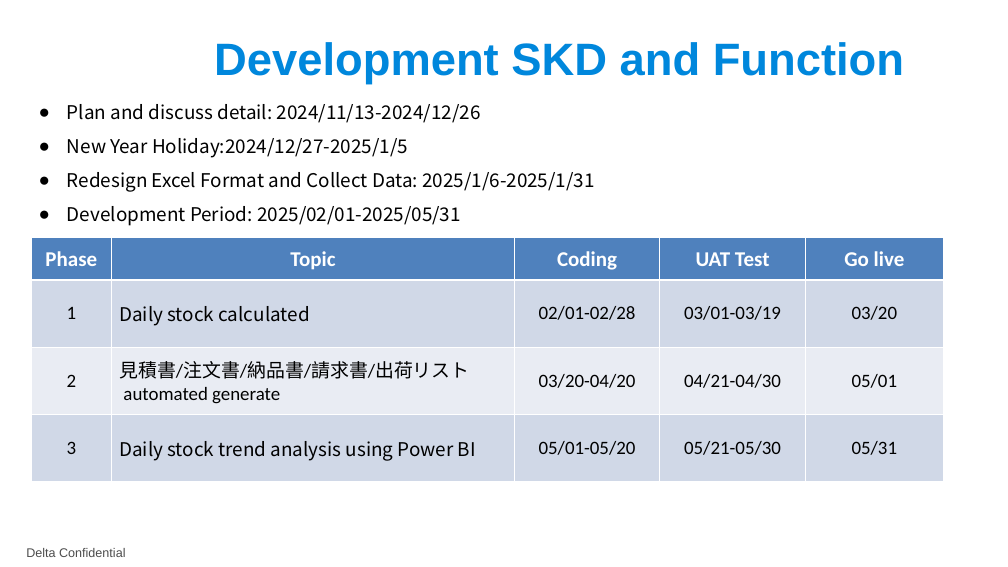
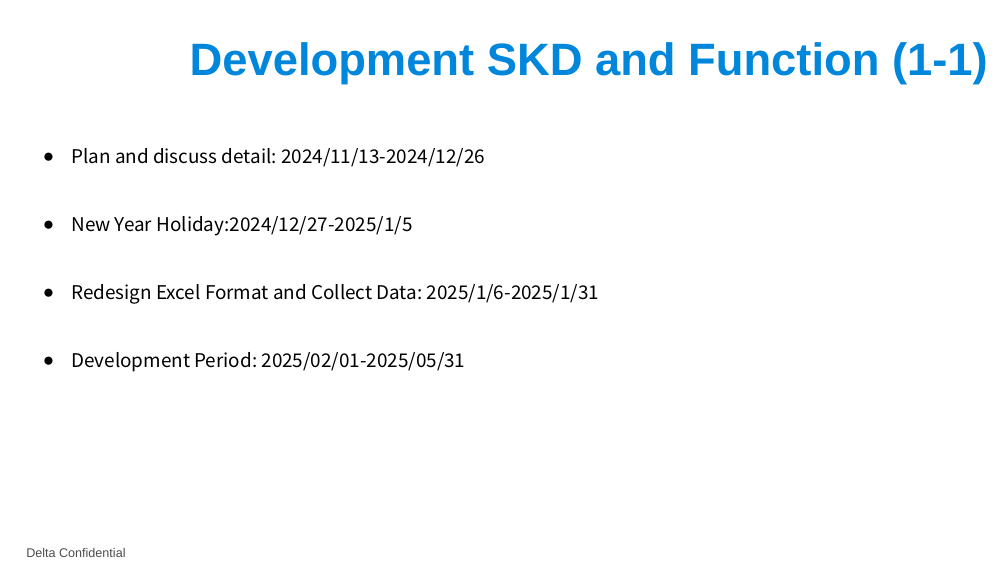
Before and after one commit to boris83418/DEJbackup, a slide deck: slide 3 of SoftbankExcel/SoftBank inventory management proposal.pptx. Drawn at 1008x567 pixels with LibreOffice and Linux fonts; fonts in the diff are those of the drawing; background and template pictures are left out. Boxes give left, top, right and bottom in pixels: in the first picture for what was removed or moved away, otherwise in the second. Text is boxed around its words. In the diff, an @@ line names an element or a change of style, - is before the commit and + after.

```diff
--- a/SoftbankExcel/SoftBank inventory management proposal.pptx
+++ b/SoftbankExcel/SoftBank inventory management proposal.pptx
@@ title at bbox=[190, 42, 988, 84]: text changed @@
-Development SKD and Function
+Development SKD and Function (1-1)
@@ text "Plan and discuss detail: 2024/11/13-2024/12/26": place and size @@
-text "Plan and discuss detail: 2024/11/13-2024/12/26" at bbox=[67, 104, 594, 226]
+text "Plan and discuss detail: 2024/11/13-2024/12/26" at bbox=[71, 148, 599, 372]
@@ text "Plan and discuss detail: 2024/11/13-2024/12/26" at bbox=[71, 148, 599, 372]: line spacing 1.5 to 3 @@
@@ table removed at bbox=[31, 238, 944, 482], 4 rows, 5 columns @@
-Phase | Topic | Coding | UAT Test | Go live
-1 | Daily stock calculated | 02/01-02/28 | 03/01-03/19 | 03/20
-2 | 見積書/注文書/納品書/請求書/出荷リスト / automated generate | 03/20-04/20 | 04/21-04/30 | 05/01
-3 | Daily stock trend analysis using Power BI | 05/01-05/20 | 05/21-05/30 | 05/31
```
Also in this commit, not shown: 1 slide added, 10 other files.
